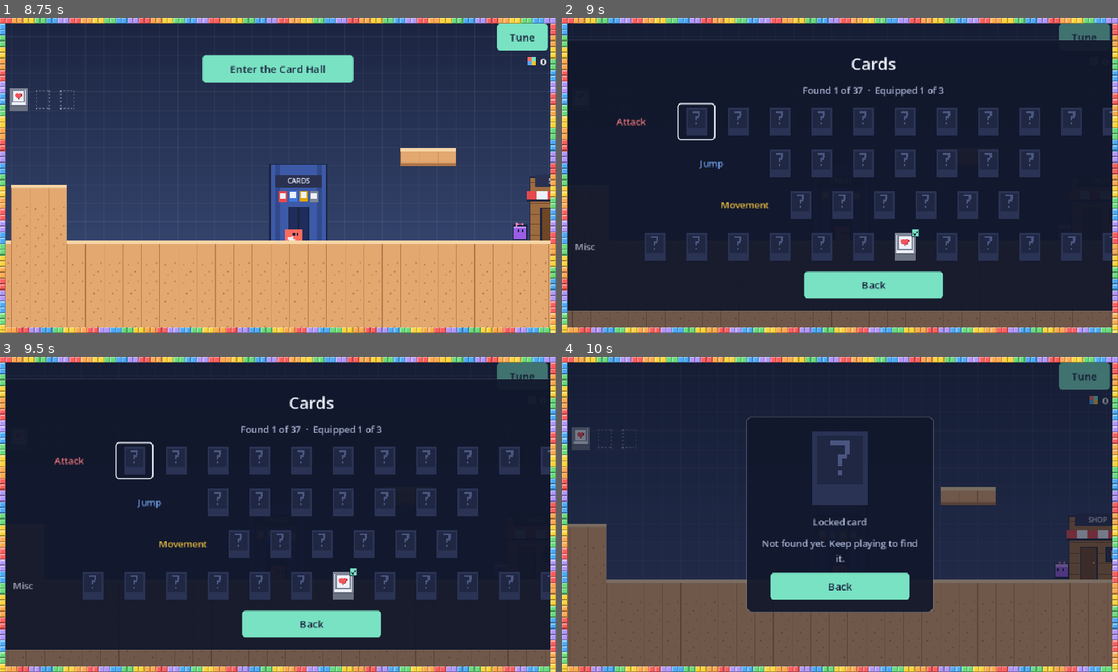
Above: before the commit, frames 1-4 (two rows, left to right).
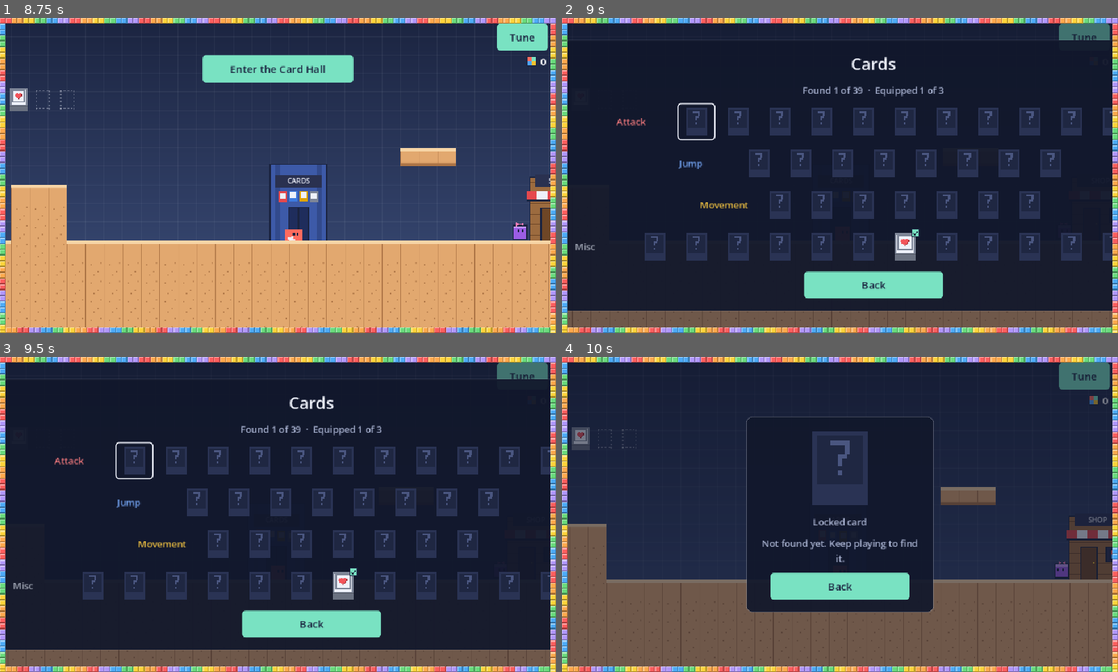
Above: after the commit, the same moments.

Repository: Wut-Lab/Gdtest
Game: Godot game, scene res://scenes/main.tscn
Same seed, same stepped clock (60 frames per second), same inputs: the game is played once before the commit and once after it.
Inputs (mouse positions are in pixels of both pictures, inside the frame that each line leads up to):
- Up to frame 1 (8.75 s): click "Play" at 0.5 s; click "File 1 · Current New game" at 1.25 s; click (16, 99) at 2.02 s; click (44, 99) at 2.77 s; click (66, 99) at 3.52 s; click "Back" at 4.25 s; click "Tune" at 5 s; click "Done" at 5.75 s; tap Enter at 6.5 s; move the mouse to (400, 159) at 6.52 s; hold D (move_right) 6.53-7.25 s; hold W (jump) 6.53-7.25 s; click (400, 159) at 6.67 s; drag from (166, 191) to (394, 229) at 7.27 s; move the mouse to (333, 106) at 8.02 s; hold D (move_right) from 8.03 s (still down); hold W (jump) from 8.03 s (still down); tap Space at 8.1 s
- Up to frame 2 (9 s): release D (move_right) at 8.75 s; release W (jump) at 8.75 s; click "Enter the Card Hall" at 8.75 s
- Up to frame 3 (9.5 s): no input
- Up to frame 4 (10 s): click (695, 460) at 9.52 s

Frame 1 is identical in both runs. In frame 2, 5.1% of the frame differs, in the area x 20-90%, y 21-64%; in frame 3, 5.1%; in frame 4, nothing differs.

Commit message:
Chest cards: Slingshot (movement) and Feather Jump (jump)
Co-Authored-By: Claude Opus 5.5 <noreply@anthropic.com>
Claude-Session: https://claude.ai/code/session_013BExeQaGyrjRbLKt3HwJ73

Diff:
--- a/scripts/ability_card.gd
+++ b/scripts/ability_card.gd
@@ -15,12 +15,12 @@
 	"portion_booster": "Portion Booster", "air_brake": "Air Brake", "momentum": "Momentum", "heart_box": "Heart Box",
 	"angry_dash": "Angry Block Dash", "personal_space": "Personal Space", "safety_bubble": "Safety Bubble",
 	"guard_block": "Guard Block", "long_blink": "Long Blink", "chain_dash": "Chain Dash",
-	"overgrowth": "Overgrowth", "bark_hide": "Bark Hide", "unde …(143 unchanged characters)… s": "Brick Toss", "edge_hop": "Edge Hop"}
+	"overgrowth": "Overgrowth", "bark_hide": "Bark Hide", "unde …(143 unchanged characters)… s": "Brick Toss", "edge_hop": "Edge Hop", "slingshot": "Slingshot", "feather_jump": "Feather Jump"}
 ## Card types, color coded: attacks are red, jumps are blue, movement is yellow, misc is gray.
 const TYPES := {"dash": "attack", "pound": "attack", "double_jump": "jump", "glide": "jump",
 	"quick": "movement", "tele_hop": "movement", "high_jump": "jump", "phase_jump": "jump", "shockwave": "attack", "stun_l …(300 unchanged characters)…
 	"angry_dash": "attack", "personal_space": "misc", "safety_bubble": "misc", "guard_block": "misc", "long_blink": "misc", "chain_dash": "attack",
-	"overgrowth": "attack", "bark_hide": "misc", "undertow": "attack", "geyser_jump": "jump", "kiln_skin": "misc", "hot_feet": "attack", "perfect_stomp": "jump", "brick_toss": "attack", "edge_hop": "movement"}
+	"overgrowth": "attack", "bark_hide": "misc", "undertow": "attack", "geyser_jump": "jump", "kiln_skin": "misc", "hot_feet": "attack", "perfect_stomp": "jump", "brick_toss": "attack", "edge_hop": "movement", "slingshot": "movement", "feather_jump": "jump"}
 const TYPE_NAMES := {"attack": "Attack card", "jump": "Jump card", "movement": "Movement card", "misc": "Misc card"}
 const TYPE_COLORS := {"attack": Color("e5484d"), "jump": Color("3d7be0"), "movement": Color("e0a400"),
 	"misc": Color("7d8597")}
@@ -105,11 +105,15 @@
 		+ "Recharges in 12 seconds. Joins the Shop after your 9th Shop card.",
 	"edge_hop": "Passive: run off a ledge without jumping and you get a small free hop, plus a "
 		+ "little longer to still jump. Joins the Shop after your 6th Shop card.",
+	"slingshot": "Passive: turn around while running at full speed to launch the other way 40% "
+		+ "faster for half a second. Found in chests.",
+	"feather_jump": "Passive: keep holding jump at the top of a jump to hang in the air for up to "
+		+ "0.4 seconds. Once per jump. Found in chests.",
 }
 const PAPER := Color("eef1fa")
 const EDGE := Color("1b2440")
 
-@export_enum("dash", "pound", "double_jump", "glide", "quick …(415 unchanged characters)… perfect_stomp", "brick_toss", "edge_hop") var ability := "dash"
+@export_enum("dash", "pound", "double_jump", "glide", "quick …(415 unchanged characters)… perfect_stomp", "brick_toss", "edge_hop", "slingshot", "feather_jump") var ability := "dash"
 
 var _t := 0.0
 
@@ -246,6 +250,19 @@
 			ci.draw_rect(Rect2(o + Vector2(-1, -2), Vector2(2, 5)), c)
 			for p in [Vector2(6, -10), Vector2(8, -7), Vector2(4, -7)]:
 				ci.draw_rect(Rect2(o + p, Vector2(b, b)), c)
+		"slingshot":
+			# A block snapping back with a U-turn arrow over it.
+			ci.draw_rect(Rect2(o + Vector2(-3, 2), Vector2(7, 7)), c)
+			ci.draw_rect(Rect2(o + Vector2(-8, -8), Vector2(14, 3)), c)
+			ci.draw_rect(Rect2(o + Vector2(5, -8), Vector2(3, 7)), c)
+			ci.draw_rect(Rect2(o + Vector2(-10, -10), Vector2(3, 7)), c)
+		"feather_jump":
+			# A feather over a block hanging in the air.
+			ci.draw_rect(Rect2(o + Vector2(-3, 3), Vector2(6, 6)), c)
+			ci.draw_rect(Rect2(o + Vector2(-1, -10), Vector2(2, 10)), c)
+			for i in 3:
+				ci.draw_rect(Rect2(o + Vector2(-6 + i, -9 + i * 3), Vector2(4 - i, 2)), c)
+				ci.draw_rect(Rect2(o + Vector2(2, -9 + i * 3), Vector2(4 - i, 2)), c)
 		"edge_hop":
 			# A block hopping up off the edge of a ledge.
 			ci.draw_rect(Rect2(o + Vector2(-10, 3), Vector2(9, 7)), c)
--- a/scripts/card_collection.gd
+++ b/scripts/card_collection.gd
@@ -11,7 +11,7 @@
 const MAX_EQUIPPED := 3
 const STARTER := "heart_box"
 ## Every card, grouped by type, in the order the collection screen shows them.
-const ALL := ["dash", "pound", "double_jump", "glide", "quic …(416 unchanged characters)… perfect_stomp", "brick_toss", "edge_hop"]
+const ALL := ["dash", "pound", "double_jump", "glide", "quic …(416 unchanged characters)… perfect_stomp", "brick_toss", "edge_hop", "slingshot", "feather_jump"]
 
 ## Where each card can come from (its drop group, as on the blueprint):
 ##   shop = Shop Only, drop = Drop Only (earned in levels, never sold), chest = Chest Only,
@@ -31,7 +31,7 @@
 	"angry_dash": "milestone", "personal_space": "milestone", "safety_bubble": "paul", "guard_block": "paul", "long_blink": "paul",
 	"chain_dash": "boss",
 	"overgrowth": "moss", "bark_hide": "boss", "undertow": "lake", "geyser_jump": "boss", "kiln_skin": "forge", "hot_feet": "boss",
-	"perfect_stomp": "shop", "brick_toss": "shop", "edge_hop": "shop",
+	"perfect_stomp": "shop", "brick_toss": "shop", "edge_hop": "shop", "slingshot": "chest", "feather_jump": "chest",
 }
 ## Level milestones (random dungeon levels beaten; the training level doesn't count):
 ##   5: Paul moves onto the floating platform in town (his mini shop sells Paul cards)
--- a/scripts/player.gd
+++ b/scripts/player.gd
@@ -114,6 +114,13 @@
 ## Edge Hop: the free hop's height (share of a full jump) and the ledge grace it gives (seconds).
 @export var edge_hop_height := 0.2
 @export var edge_coyote := 0.2
+## Slingshot: turning around at full speed on the ground launches you the other way this much
+## faster, for sling_time seconds (then it can't fire again until sling_rest has passed).
+@export var sling_boost := 0.4
+@export var sling_time := 0.5
+@export var sling_rest := 1.0
+## Feather Jump: hold jump at the top of a jump to hang in the air this long (once per air time).
+@export var feather_time := 0.4
 @export var perfect_boost := 0.33
 @export var perfect_safe := 0.5
 ## Angry Block Dash (rare): seconds of rage, the speed boost, and the recharge after it ends.
@@ -180,6 +187,10 @@
 var _toss_cd := 0.0
 var _toss: Node = null
 var _stomp_late := 0.0
+var _sling := 0.0
+var _sling_cd := 0.0
+var _feather := 0.0
+var _feather_used := false
 var _angry := 0.0
 var _angry_cd := 0.0
 var _push_cd := 0.0
@@ -253,6 +264,10 @@
 	_brick_cd = 0.0
 	_toss_cd = 0.0
 	_stomp_late = 0.0
+	_sling = 0.0
+	_sling_cd = 0.0
+	_feather = 0.0
+	_feather_used = false
 	if is_instance_valid(_toss):
 		_toss.queue_free()
 	_angry = 0.0
@@ -458,6 +473,16 @@
 	hot_feet.emit(global_position + Vector2(0.0, SIZE / 2.0))
 
 
+## Slingshot card: snap around and launch the other way faster than you can run.
+func _slingshot(dir: float) -> void:
+	velocity.x = dir * _run_speed() * (1.0 + _pct(sling_boost))
+	_sling = sling_time
+	_sling_cd = sling_rest
+	_squash = Vector2(1.3, 0.75)
+	_puff()
+	_play(_jump_sfx, 0.7)
+
+
 ## Edge Hop card: running off a ledge (without jumping) gives a small free hop, and a little
 ## longer to still jump.
 func _edge_hop() -> void:
@@ -548,15 +573,21 @@
 	var on_floor := is_on_floor()
 
 	var dir := Input.get_axis("move_left", "move_right")
+	_sling = maxf(_sling - delta, 0.0)
+	_sling_cd = maxf(_sling_cd - delta, 0.0)
 	if _stun > 0.0:
 		_stun = maxf(_stun - delta, 0.0)   # just bounced off a rubber wall: no steering yet
 	elif dir != 0.0:
 		if signf(dir) != _face:
 			_momentum = 0.0
+			if "slingshot" in abilities and on_floor and _sling_cd == 0.0 \
+					and absf(velocity.x) >= run_speed * 0.9:
+				_slingshot(signf(dir))
 		_face = signf(dir)
 		_momentum += delta
 		var acc := ground_accel * _grip(on_floor, true) if on_floor else air_accel * (2.5 if "air_brake" in abilities else 1.0)
-		velocity.x = move_toward(velocity.x, dir * _run_speed(), acc * delta)
+		if _sling == 0.0 or signf(velocity.x) != signf(dir):
+			velocity.x = move_toward(velocity.x, dir * _run_speed(), acc * delta)
 	else:
 		_momentum = 0.0
 		var dec := ground_decel * _grip(on_floor) if on_floor else air_decel * (4.0 if "air_brake" in abilities else 1.0)
@@ -611,9 +642,11 @@
 		_play(_jump_sfx, 1.25)
 	if on_floor:
 		_air_jump = true
+		_feather_used = false
 
 	_update_dash_and_pound(delta, on_floor)
 
+	var vy_before := velocity.y
 	var g := gravity
 	if _dash > 0.0:
 		g = 0.0                                  # dashes fly straight
@@ -623,6 +656,17 @@
 	elif velocity.y < 0.0 and not Input.is_action_pressed("jump") and not _bouncing and sub == 0.0:
 		g *= short_hop_gravity
 	velocity.y = minf(velocity.y + g * delta, pound_speed if _pounding else max_fall_speed)
+	if "feather_jump" in abilities and not on_floor and not _feather_used and not _pounding \
+			and vy_before < 0.0 and velocity.y >= 0.0 and Input.is_action_pressed("jump"):
+		_feather = feather_time * _pct(1.0)   # Feather Jump: reached the top with jump held
+		_feather_used = true
+	if _feather > 0.0:
+		if Input.is_action_pressed("jump") and not _pounding and _dash == 0.0:
+			_feather = maxf(_feather - delta, 0.0)
+			velocity.y = 0.0   # hang at the top
+			_squash = _squash.lerp(Vector2(1.15, 0.9), 0.2)
+		else:
+			_feather = 0.0
 	if "glide" in abilities and velocity.y > glide_fall_speed and Input.is_action_pressed("jump") \
 			and not _pounding and _dash == 0.0 and not on_floor:
 		velocity.y = glide_fall_speed   # Glide card: float down while jump is held
